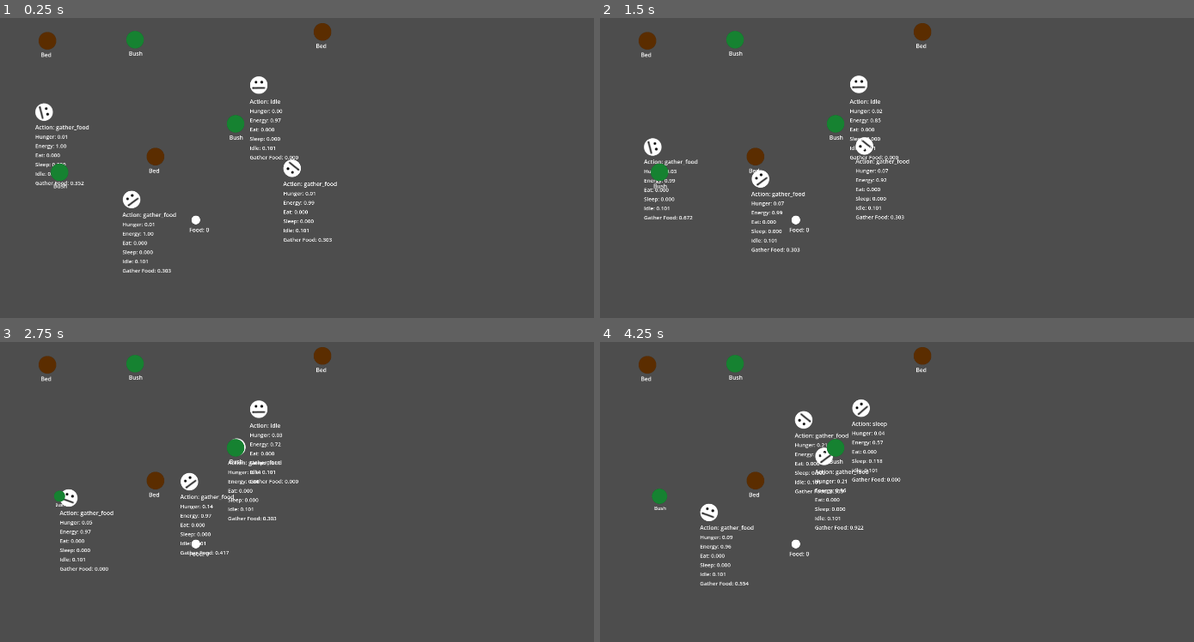
Above: before the commit, frames 1-4 (two rows, left to right).
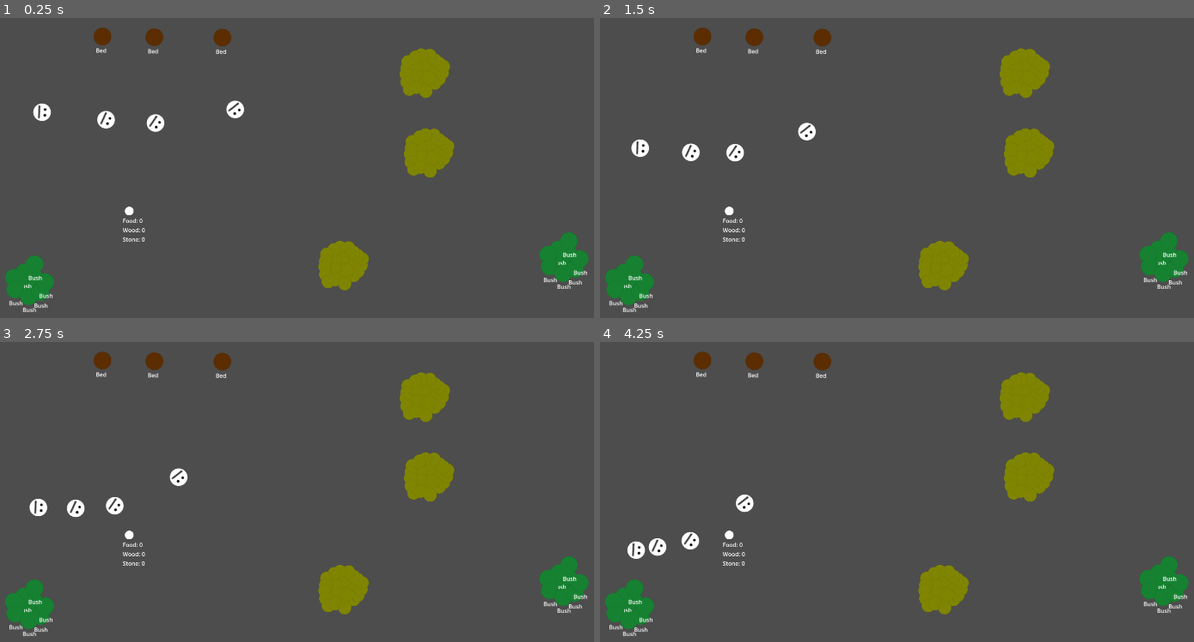
Above: after the commit, the same moments.

Repository: JKPearce/Little-Idiots-Simulator
Game: Godot game, scene res://main.tscn
Same seed, same stepped clock (60 frames per second), same inputs: the game is played once before the commit and once after it.
Inputs:
- Up to frame 1 (0.25 s): no input
- Up to frame 2 (1.5 s): no input
- Up to frame 3 (2.75 s): no input
- Up to frame 4 (4.25 s): no input

The runs differ from the first frame. In frame 1, 8.9% of the frame differs, in the area x 0-100%, y 1-98%; in frame 2, 9.0%; in frame 3, 8.7%; in frame 4, 9.0%.

Commit message:
Added gather_wood and a tree that allows gathering of wood

Diff:
--- a/entity/ai/utility/considerations/storage_shortage_consideration.gd
+++ b/entity/ai/utility/considerations/storage_shortage_consideration.gd
@@ -1,10 +1,24 @@
 extends UtilityAiConsideration
 class_name StorageShortageConsideration
 
-@export var storage_key : String = ""
-@export var desired_amount := 5.0
+@export var storage_key: String = ""
+@export var min_desired_amount := 3.0
+@export var max_desired_amount := 10.0
 
 
 func score() -> float:
-	var item: int = WorldState.storage[storage_key]
-	return clampf(1.0 - item / desired_amount, 0.0, 1.0)
+	if storage_key == "":
+		push_error("Storage key not set for '%s'" % name)
+		return 0.0
+
+	var item: float = float(WorldState.storage.get(storage_key, 0))
+
+	if max_desired_amount <= min_desired_amount:
+		push_error("Max desired amount must be greater than min desired amount for '%s'" % name)
+		return 0.0
+
+	return clampf(
+		1.0 - inverse_lerp(min_desired_amount, max_desired_amount, item),
+		0.0,
+		1.0
+	)
--- a/entity/debug/debug_overlay.gd
+++ b/entity/debug/debug_overlay.gd
@@ -14,8 +14,9 @@
 var action_score_labels := {}
 
 func _ready() -> void:
-	create_stat_labels()
-	create_action_score_labels()
+	if debug_enabled:
+		create_stat_labels()
+		create_action_score_labels()
 
 
 func create_stat_labels() -> void:
@@ -40,9 +41,10 @@
 
 
 func _process(_delta: float) -> void:
-	update_current_action()
-	update_stats()
-	update_action_scores()
+	if debug_enabled:
+		update_current_action()
+		update_stats()
+		update_action_scores()
 
 
 func update_current_action() -> void:
--- a/entity/debug/debug_overlay.tscn
+++ b/entity/debug/debug_overlay.tscn
@@ -20,7 +20,6 @@
 [node name="CurrentActionOverlay" type="Label" parent="VBoxContainer" unique_id=776332183]
 unique_name_in_owner = true
 layout_mode = 2
-text = "Eat"
 
 [node name="StatContainer" type="VBoxContainer" parent="VBoxContainer" unique_id=1352274209]
 unique_name_in_owner = true
--- a/entity/entity.gd
+++ b/entity/entity.gd
@@ -63,7 +63,10 @@
 			commit_sleep()
 
 		"gather_food":
-			commit_gather_food()
+			commit_gather_resource("gather_food", "food_source")
+
+		"gather_wood":
+			commit_gather_resource("gather_wood", "wood_source")
 
 		"idle":
 			commit_idle()
@@ -108,18 +111,15 @@
 	is_busy = true
 	state_machine.change_state("ExecuteTaskSequence")
 
-func commit_gather_food() -> void:
-	var source := WorldState.get_closest_available_target("food_source", global_position, self)
+func commit_gather_resource(action_id: String, source_group: String) -> void:
+	var source := WorldState.get_closest_available_target(source_group, global_position, self)
 	var destination := WorldState.get_closest_available_target("storage", global_position, self)
 
 	if source == null or destination == null:
-		current_action = "idle"
-		state_machine.change_state("idle")
+		commit_idle()
 		return
 
 	source.reserve(self)
-	#destination reservation on storage is currently not something i want since its can be shared and used at the same time
-	#destination.reserve(self)#
 
 	source_target = source
 	destination_target = destination
@@ -131,9 +131,10 @@
 		InteractTask.new(destination),
 	])
 
-	current_action = "gather_food"
+	current_action = action_id
 	is_busy = true
 	state_machine.change_state("ExecuteTaskSequence")
+
 
 func commit_idle() -> void:
 	if target:
--- a/entity/entity.tscn
+++ b/entity/entity.tscn
@@ -19,7 +19,7 @@
 [ext_resource type="Script" uid="uid://oiksqf1xsn5q" path="res://entity/ai/utility/considerations/storage_shortage_consideration.gd" id="15_k6a8k"]
 
 [sub_resource type="CircleShape2D" id="CircleShape2D_uqc13"]
-custom_solver_bias = 0.255
+custom_solver_bias = 0.8
 
 [sub_resource type="Curve" id="Curve_pkawc"]
 _data = [Vector2(0.0046729, 0), 0.0, 0.0, 0, 0, Vector2(0.34579438, 0), 0.0, 0.0, 0, 0, Vector2(0.65420556, 1), 0.0, 0.0, 0, 0, Vector2(1, 1), 0.0, 0.0, 0, 0]
@@ -38,14 +38,31 @@
 point_count = 4
 
 [sub_resource type="Curve" id="Curve_psl4n"]
-_data = [Vector2(0, 0.10112369), 0.0, 0.0, 0, 0, Vector2(1, 0.10112369), 0.0, 0.0, 0, 0]
+_data = [Vector2(0, 0.011235952), 0.0, 0.0, 0, 0, Vector2(1, 0.011235952), 0.0, 0.0, 0, 0]
 point_count = 2
 
 [sub_resource type="Curve" id="Curve_ll4h2"]
 _data = [Vector2(0, 0), 0.0, 0.0, 0, 0, Vector2(1, 1), 0.0, 0.0, 0, 0]
 point_count = 2
 
+[sub_resource type="Curve" id="Curve_lkwko"]
+_data = [Vector2(0, 0), 0.0, 0.0, 0, 0, Vector2(1, 1), 0.0, 0.0, 0, 0]
+point_count = 2
+
+[sub_resource type="Curve" id="Curve_im6w5"]
+_data = [Vector2(0, 0), 0.0, 0.0, 0, 0, Vector2(0.46728972, 0.6966293), 0.64986324, 0.64986324, 0, 0, Vector2(1, 1), 0.0, 0.0, 0, 0]
+point_count = 3
+
+[sub_resource type="Curve" id="Curve_0ly1k"]
+_data = [Vector2(0.24766356, 0.30337083), 0.0, 0.13115422, 0, 0, Vector2(1, 1), 0.0, 0.0, 0, 0]
+point_count = 2
+
+[sub_resource type="Curve" id="Curve_7tnic"]
+_data = [Vector2(0, 0), 0.0, 0.0, 0, 0, Vector2(1, 1), 0.0, 0.0, 0, 0]
+point_count = 2
+
 [node name="Entity" type="CharacterBody2D" unique_id=1437914156]
+collision_mask = 0
 motion_mode = 1
 script = ExtResource("1_uqc13")
 
@@ -56,6 +73,7 @@
 offset_bottom = 32.0
 entity = NodePath("..")
 utility_brain = NodePath("../UtilityAiBrain")
+debug_enabled = false
 
 [node name="EntityVisuals" parent="." unique_id=1212973015 instance=ExtResource("2_ll4h2")]
 
@@ -160,4 +178,30 @@
 script = ExtResource("12_psl4n")
 target_group = "food_source"
 entity = NodePath("../../../..")
-curve = SubResource("Curve_qs5px")
+curve = SubResource("Curve_lkwko")
+
+[node name="gather_wood" type="Node" parent="UtilityAiBrain" unique_id=1892096165]
+script = ExtResource("8_whxwk")
+
+[node name="Aggregation" type="Node" parent="UtilityAiBrain/gather_wood" unique_id=100812095]
+script = ExtResource("10_wrmdn")
+
+[node name="StorageShortageConsideration" type="Node" parent="UtilityAiBrain/gather_wood/Aggregation" unique_id=710073659]
+script = ExtResource("15_k6a8k")
+storage_key = "wood"
+min_desired_amount = 10.0
+max_desired_amount = 20.0
+requires_entity = false
+curve = SubResource("Curve_im6w5")
+
+[node name="DistanceConsideration" type="Node" parent="UtilityAiBrain/gather_wood/Aggregation" unique_id=1541034362 node_paths=PackedStringArray("entity")]
+script = ExtResource("11_f6k7f")
+target_group = "wood_source"
+entity = NodePath("../../../..")
+curve = SubResource("Curve_0ly1k")
+
+[node name="AvailabilityConsideration" type="Node" parent="UtilityAiBrain/gather_wood/Aggregation" unique_id=1250600135 node_paths=PackedStringArray("entity")]
+script = ExtResource("12_psl4n")
+target_group = "wood_source"
+entity = NodePath("../../../..")
+curve = SubResource("Curve_7tnic")
--- a/main.tscn
+++ b/main.tscn
@@ -2,8 +2,9 @@
 
 [ext_resource type="PackedScene" uid="uid://d1wxee1h5fkm3" path="res://entity/entity.tscn" id="1_ig7tw"]
 [ext_resource type="PackedScene" uid="uid://bnv5pr5h4miei" path="res://world/interactables/energy/bed.tscn" id="2_h2yge"]
-[ext_resource type="PackedScene" uid="uid://dql2uwose0qlk" path="res://world/interactables/hunger/bush.tscn" id="3_1bvp3"]
 [ext_resource type="PackedScene" uid="uid://b88wbf80qel17" path="res://world/interactables/storage/storage.tscn" id="4_1bvp3"]
+[ext_resource type="PackedScene" uid="uid://cu7fujewljegi" path="res://world/interactables/wood/forest.tscn" id="4_lquwl"]
+[ext_resource type="PackedScene" uid="uid://dxy8qjajj7nyv" path="res://world/interactables/food/bush_patch.tscn" id="5_7mycd"]
 
 [node name="Main" type="Node2D" unique_id=2144949237]
 
@@ -11,39 +12,45 @@
 position = Vector2(220, 295)
 
 [node name="Entity2" parent="." unique_id=1437914156 instance=ExtResource("1_ig7tw")]
-position = Vector2(453, 570)
+position = Vector2(406, 318)
 hunger_decay_rate = 0.05
 
 [node name="Entity3" parent="." unique_id=2112537551 instance=ExtResource("1_ig7tw")]
-position = Vector2(932, 484)
+position = Vector2(547, 329)
 hunger_decay_rate = 0.05
 energy_decay_rate = 0.05
 
 [node name="Entity4" parent="." unique_id=187959413 instance=ExtResource("1_ig7tw")]
-position = Vector2(824, 241)
+position = Vector2(774, 295)
 hunger_decay_rate = 0.01
 energy_decay_rate = 0.1
 
 [node name="World" type="Node2D" parent="." unique_id=1484823229]
 unique_name_in_owner = true
 
-[node name="Bed" parent="World" unique_id=1288856914 groups=["energy_source"] instance=ExtResource("2_h2yge")]
-position = Vector2(1002, 89)
+[node name="Bed" parent="World" unique_id=1288856914 instance=ExtResource("2_h2yge")]
+position = Vector2(722, 105)
 
-[node name="Bed2" parent="World" unique_id=532419798 groups=["energy_source"] instance=ExtResource("2_h2yge")]
-position = Vector2(535, 439)
+[node name="Bed2" parent="World" unique_id=532419798 instance=ExtResource("2_h2yge")]
+position = Vector2(532, 104)
 
-[node name="Bed3" parent="World" unique_id=325263823 groups=["energy_source"] instance=ExtResource("2_h2yge")]
-position = Vector2(233, 114)
+[node name="Bed3" parent="World" unique_id=325263823 instance=ExtResource("2_h2yge")]
+position = Vector2(387, 102)
 
-[node name="Bush" parent="World" unique_id=891918958 groups=["food_source"] instance=ExtResource("3_1bvp3")]
-position = Vector2(478, 111)
+[node name="Storage" parent="World" unique_id=1852298509 instance=ExtResource("4_1bvp3")]
+position = Vector2(462, 592)
 
-[node name="Bush2" parent="World" unique_id=1268340270 groups=["food_source"] instance=ExtResource("3_1bvp3")]
-position = Vector2(759, 347)
+[node name="Forest" parent="World" unique_id=1023373357 instance=ExtResource("4_lquwl")]
+position = Vector2(1290, 206)
 
-[node name="Bush3" parent="World" unique_id=60905528 groups=["food_source"] instance=ExtResource("3_1bvp3")]
-position = Vector2(267, 483)
+[node name="Forest2" parent="World" unique_id=151957969 instance=ExtResource("4_lquwl")]
+position = Vector2(1302, 430)
 
-[node name="Storage" parent="." unique_id=1852298509 instance=ExtResource("4_1bvp3")]
-position = Vector2(648, 617)
+[node name="Forest3" parent="World" unique_id=1439901263 instance=ExtResource("4_lquwl")]
+position = Vector2(1063, 746)
+
+[node name="BushPatch" parent="." unique_id=580064098 instance=ExtResource("5_7mycd")]
+position = Vector2(175, 792)
+
+[node name="BushPatch2" parent="." unique_id=842058975 instance=ExtResource("5_7mycd")]
+position = Vector2(1669, 727)
--- a/project.godot
+++ b/project.godot
@@ -27,6 +27,11 @@
 
 food_source="food sources"
 energy_source="energy sources"
+wood_source="A place where you can get wood"
+
+[layer_names]
+
+2d_physics/layer_2="world"
 
 [physics]
 
--- a/world/WorldState.gd
+++ b/world/WorldState.gd
@@ -3,12 +3,15 @@
 var interactable_target_nodes := {
 	"food_source": [],
 	"energy_source": [],
+	"wood_source": [],
+	"stone_source": [],
 	"storage" : [],
 }
 
 var storage :={
 	"food" : 0,
-	"wood" : 0
+	"wood" : 0,
+	"stone" : 0,
 }
 
 
--- a/world/interactables/hunger/bush.tscn
+++ b/world/interactables/food/bush.tscn
@@ -1,6 +1,6 @@
 [gd_scene format=3 uid="uid://dql2uwose0qlk"]
 
-[ext_resource type="Script" uid="uid://b05uxo8xnkmou" path="res://world/interactables/hunger/bush.gd" id="1_28u5p"]
+[ext_resource type="Script" uid="uid://b05uxo8xnkmou" path="res://world/interactables/food/bush.gd" id="1_28u5p"]
 [ext_resource type="Texture2D" uid="uid://b88m1dlti8ktj" path="res://circle.png" id="2_ilexf"]
 
 [sub_resource type="Animation" id="Animation_oelii"]
@@ -81,6 +81,7 @@
 
 [node name="Bush" type="Node2D" unique_id=891918958 groups=["food_source"]]
 script = ExtResource("1_28u5p")
+respawn_time = 60.0
 target_group = "food_source"
 interaction_distance = 8.0
 
@@ -102,6 +103,7 @@
 
 [node name="RespawnTimer" type="Timer" parent="." unique_id=798107380]
 unique_name_in_owner = true
+wait_time = 10.0
 one_shot = true
 
 [connection signal="timeout" from="RespawnTimer" to="." method="_on_respawn_timer_timeout"]
--- /dev/null
+++ b/world/interactables/food/bush_patch.tscn
@@ -0,0 +1,31 @@
+[gd_scene format=3 uid="uid://dxy8qjajj7nyv"]
+
+[ext_resource type="PackedScene" uid="uid://dql2uwose0qlk" path="res://world/interactables/food/bush.tscn" id="1_v6qcd"]
+
+[node name="BushPatch" type="Node2D" unique_id=580064098]
+
+[node name="Bush" parent="." unique_id=891918958 instance=ExtResource("1_v6qcd")]
+
+[node name="Bush2" parent="." unique_id=1474476321 instance=ExtResource("1_v6qcd")]
+position = Vector2(18, -19)
+
+[node name="Bush3" parent="." unique_id=1440101544 instance=ExtResource("1_v6qcd")]
+position = Vector2(-7, -28)
+
+[node name="Bush4" parent="." unique_id=2128756686 instance=ExtResource("1_v6qcd")]
+position = Vector2(-36, -13)
+
+[node name="Bush5" parent="." unique_id=1562794345 instance=ExtResource("1_v6qcd")]
+position = Vector2(-32, 20)
+
+[node name="Bush6" parent="." unique_id=1086555296 instance=ExtResource("1_v6qcd")]
+position = Vector2(6, 39)
+
+[node name="Bush7" parent="." unique_id=259314849 instance=ExtResource("1_v6qcd")]
+position = Vector2(38, 27)
+
+[node name="Bush8" parent="." unique_id=1486334365 instance=ExtResource("1_v6qcd")]
+position = Vector2(52, -1)
+
+[node name="Bush9" parent="." unique_id=178467457 instance=ExtResource("1_v6qcd")]
+position = Vector2(22, -51)
--- a/world/interactables/storage/storage.gd
+++ b/world/interactables/storage/storage.gd
@@ -2,13 +2,14 @@
 class_name Storage
 
 func interact(entity: Entity) -> void:
-	#entity is depositing food
 	if entity.is_holding_item():
-		WorldState.storage[entity.held_item] += entity.held_amount
+		var item := entity.held_item
+		var amount := entity.held_amount
+
+		WorldState.storage[item] = WorldState.storage.get(item, 0) + amount
 		entity.clear_held_item()
 		return
 
-	#entity is eating food
 	if WorldState.storage.get("food", 0) <= 0:
 		return
 
@@ -21,4 +22,9 @@
 	)
 
 func _process(delta: float) -> void:
-	%Storage.text = "Food: " + str(WorldState.storage["food"])
+	var lines := []
+
+	for item in WorldState.storage:
+		lines.append("%s: %s" % [item.capitalize(), WorldState.storage[item]])
+
+	%Storage.text = "\n".join(lines)
--- /dev/null
+++ b/world/interactables/wood/forest.tscn
@@ -0,0 +1,73 @@
+[gd_scene format=3 uid="uid://cu7fujewljegi"]
+
+[ext_resource type="PackedScene" uid="uid://brgr03oiko15a" path="res://world/interactables/wood/tree.tscn" id="1_ljamu"]
+
+[node name="Forest" type="Node2D" unique_id=1023373357]
+
+[node name="Tree" parent="." unique_id=1079727346 instance=ExtResource("1_ljamu")]
+
+[node name="Tree2" parent="." unique_id=1079364268 instance=ExtResource("1_ljamu")]
+position = Vector2(18, -9)
+
+[node name="Tree3" parent="." unique_id=1585780942 instance=ExtResource("1_ljamu")]
+position = Vector2(0, -25)
+
+[node name="Tree4" parent="." unique_id=1925313209 instance=ExtResource("1_ljamu")]
+position = Vector2(-25, -18)
+
+[node name="Tree5" parent="." unique_id=1390568031 instance=ExtResource("1_ljamu")]
+position = Vector2(-26, 8)
+
+[node name="Tree6" parent="." unique_id=881865021 instance=ExtResource("1_ljamu")]
+position = Vector2(-4, 31)
+
+[node name="Tree7" parent="." unique_id=1931728758 instance=ExtResource("1_ljamu")]
+position = Vector2(26, 27)
+
+[node name="Tree8" parent="." unique_id=980014965 instance=ExtResource("1_ljamu")]
+position = Vector2(38, 15)
+
+[node name="Tree9" parent="." unique_id=1196301214 instance=ExtResource("1_ljamu")]
+position = Vector2(47, -2)
+
+[node name="Tree10" parent="." unique_id=1250118660 instance=ExtResource("1_ljamu")]
+position = Vector2(50, -20)
+
+[node name="Tree11" parent="." unique_id=2132538991 instance=ExtResource("1_ljamu")]
+position = Vector2(38, -29)
+
+[node name="Tree12" parent="." unique_id=1285379054 instance=ExtResource("1_ljamu")]
+position = Vector2(26, -38)
+
+[node name="Tree13" parent="." unique_id=506989995 instance=ExtResource("1_ljamu")]
+position = Vector2(12, -51)
+
+[node name="Tree14" parent="." unique_id=260756564 instance=ExtResource("1_ljamu")]
+position = Vector2(-12, -52)
+
+[node name="Tree15" parent="." unique_id=38192062 instance=ExtResource("1_ljamu")]
+position = Vector2(-28, -46)
+
+[node name="Tree16" parent="." unique_id=873121988 instance=ExtResource("1_ljamu")]
+position = Vector2(-49, -33)
+
+[node name="Tree17" parent="." unique_id=1464082134 instance=ExtResource("1_ljamu")]
+position = Vector2(-52, -14)
+
+[node name="Tree18" parent="." unique_id=722550109 instance=ExtResource("1_ljamu")]
+position = Vector2(-54, 2)
+
+[node name="Tree19" parent="." unique_id=865229388 instance=ExtResource("1_ljamu")]
+position = Vector2(-52, 24)
+
+[node name="Tree20" parent="." unique_id=1587679947 instance=ExtResource("1_ljamu")]
+position = Vector2(-45, 44)
+
+[node name="Tree21" parent="." unique_id=791676421 instance=ExtResource("1_ljamu")]
+position = Vector2(-26, 39)
+
+[node name="Tree22" parent="." unique_id=1608559098 instance=ExtResource("1_ljamu")]
+position = Vector2(8, 12)
+
+[node name="Tree23" parent="." unique_id=1566335552 instance=ExtResource("1_ljamu")]
+position = Vector2(1, 50)
--- /dev/null
+++ b/world/interactables/wood/tree.gd
@@ -0,0 +1,15 @@
+extends Interactable
+class_name TreeNode
+
+func interact(entity: Entity) -> void:
+	if not useable:
+		return
+
+	print(entity, " is gathering wood from Tree: ", self)
+
+	entity.held_item = "wood"
+	entity.held_amount = 1
+
+	useable = false
+	release(entity)
+	queue_free()
--- /dev/null
+++ b/world/interactables/wood/tree.tscn
@@ -0,0 +1,13 @@
+[gd_scene format=3 uid="uid://brgr03oiko15a"]
+
+[ext_resource type="Script" uid="uid://toxv4ub0lfnl" path="res://world/interactables/wood/tree.gd" id="1_kgcnh"]
+[ext_resource type="Texture2D" uid="uid://b88m1dlti8ktj" path="res://circle.png" id="2_0hlva"]
+
+[node name="Tree" type="Node2D" unique_id=1079727346 groups=["wood_source"]]
+script = ExtResource("1_kgcnh")
+target_group = "wood_source"
+
+[node name="Circle" type="Sprite2D" parent="." unique_id=1263085352]
+modulate = Color(0.4997828, 0.5225627, 1.92523e-07, 1)
+scale = Vector2(0.75, 0.75)
+texture = ExtResource("2_0hlva")
Renamed: world/interactables/hunger/bush.gd -> world/interactables/food/bush.gd
Renamed: world/interactables/hunger/bush.gd.uid -> world/interactables/food/bush.gd.uid
Not shown, added: world/interactables/wood/tree.gd.uid
